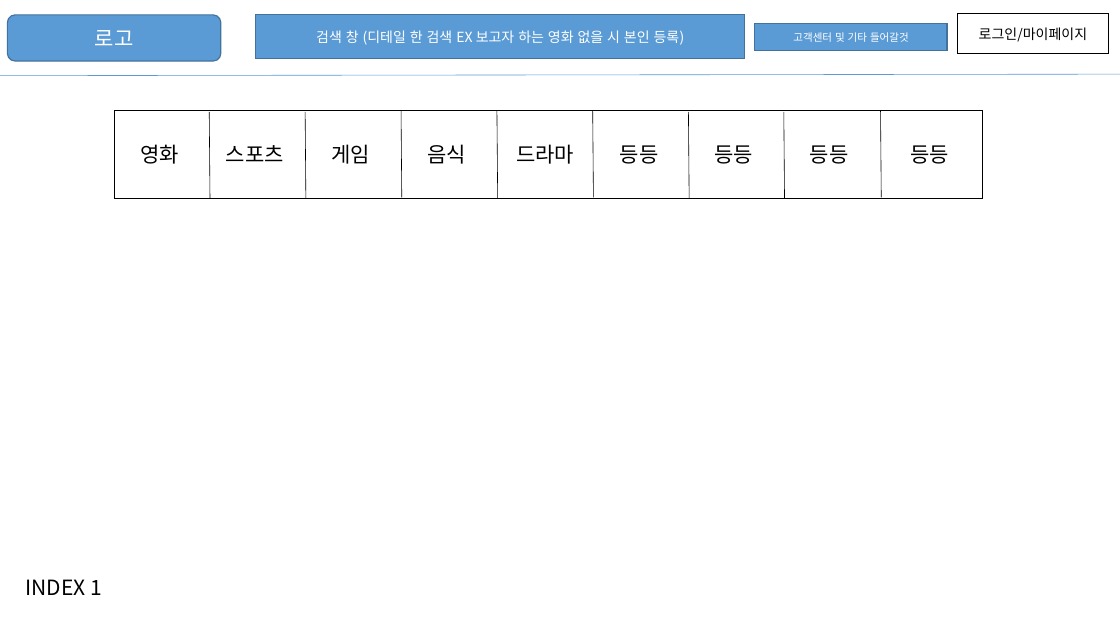
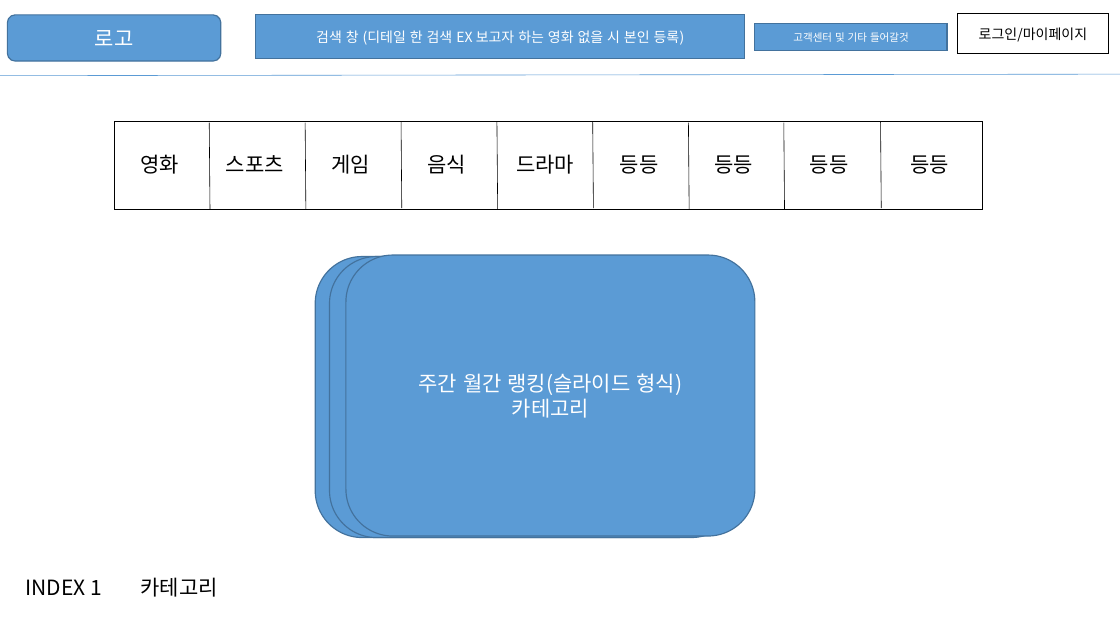
Before and after one commit to What-The-Pork/meeting-log, a slide deck: slide 1 of image/랭킹웹사이트 프로토타입.pptx. Drawn at 1120x630 pixels with LibreOffice and Linux fonts; fonts in the diff are those of the drawing. Boxes give left, top, right and bottom in pixels: in the first picture for what was removed or moved away, otherwise in the second. Text is boxed around its words. In the diff, an @@ line names an element or a change of style, - is before the commit and + after.

```diff
--- a/image/랭킹웹사이트 프로토타입.pptx
+++ b/image/랭킹웹사이트 프로토타입.pptx
@@ 9 texts, 8 lines, 1 rectangle: place and size @@
-9 texts, 8 lines, 1 rectangle at [114,110,983,199]
+9 texts, 8 lines, 1 rectangle at [114,121,983,210]
@@ rounded rectangle added at [315,256,724,538], fill #5B9BD5, outline #43739E 1 pt @@
@@ rounded rectangle added at [329,256,739,538], fill #5B9BD5, outline #43739E 1 pt @@
@@ rounded rectangle added at [346,255,755,537], fill #5B9BD5, outline #43739E 1 pt, 18 pt, text #FFFFFF @@
+주간 월간 랭킹(슬라이드 형식)
+카테고리
@@ text added at [140,577,217,597], 18 pt, text #000000 @@
+카테고리
```
Also in this commit, not shown: 4 other slides changed, 2 slides added.
